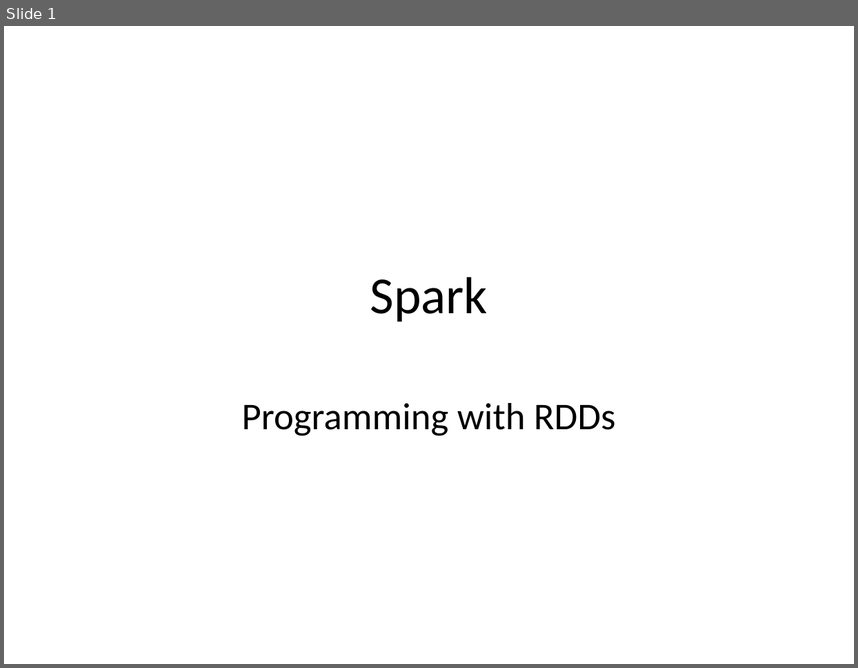
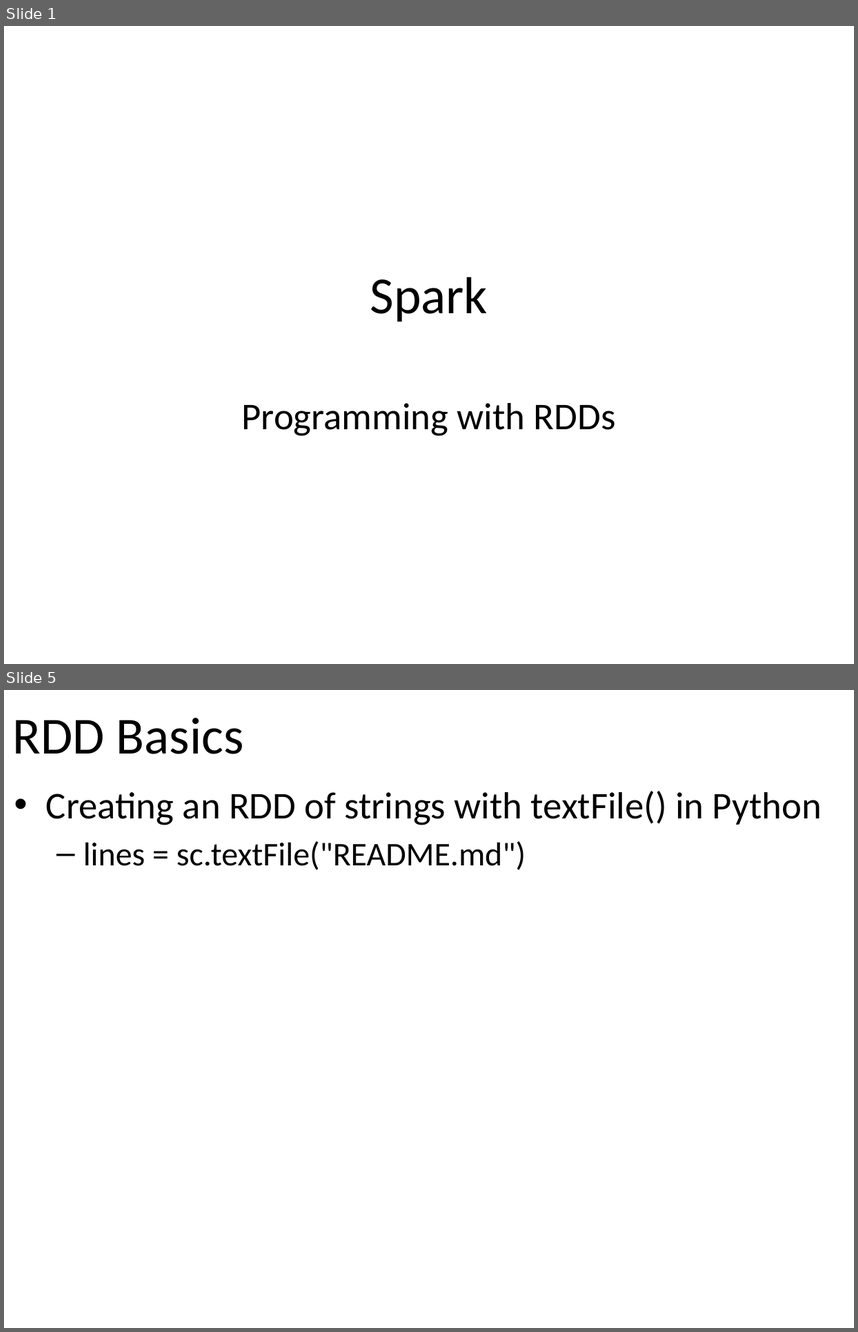
Before and after one commit to email2dorababu/SCALA_Reading, a slide deck: Spark_PPT/Spark_Learning_Spark_part2.pptx. Shown one above the other, each under a label of ours: slide 1 before the commit, slides 1 and 5 after it; the slides between them are not shown. The pictures are 858x668 and 858x1332 pixels, drawn with LibreOffice and Linux fonts; fonts in the diff are those of the drawing. Boxes give left, top, right and bottom in pixels: in the first picture for what was removed or moved away, otherwise in the second. Text is boxed around its words. In the diff, an @@ line names an element or a change of style, - is before the commit and + after.

```diff
--- a/Spark_PPT/Spark_Learning_Spark_part2.pptx
+++ b/Spark_PPT/Spark_Learning_Spark_part2.pptx
@@ slide 5 added at [4, 690, 854, 1328], background #FFFFFF @@
@@ title added at [12, 718, 244, 754], 44 pt, text #000000 @@
+RDD Basics
@@ text added at [46, 791, 822, 870], 32 pt, text #000000 @@
+• Creating an RDD of strings with textFile() in Python
+  – lines = sc.textFile("README.md")
```
Also in this commit, not shown: 3 other slides added, 1 slide removed, 2 other files.
